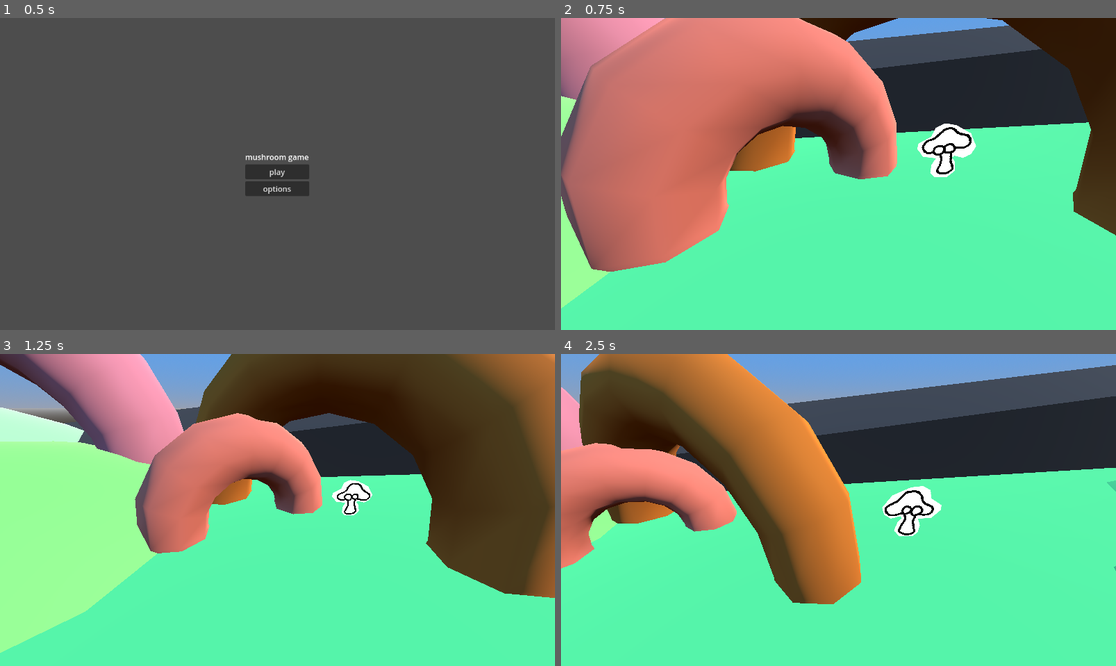
Above: before the commit, frames 1-4 (two rows, left to right).
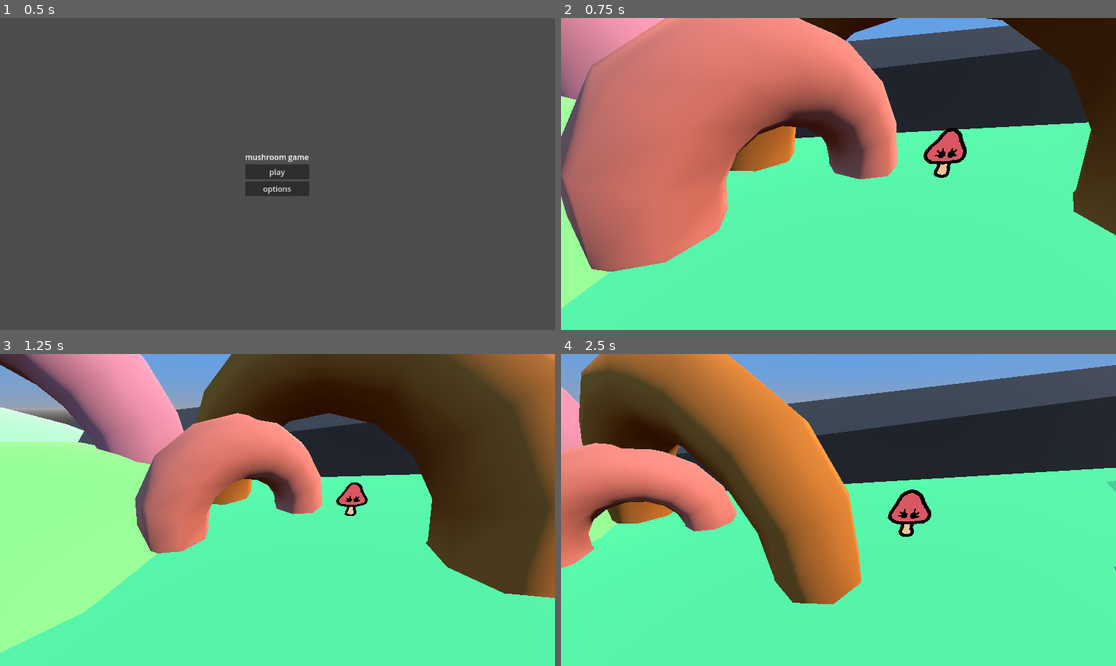
Above: after the commit, the same moments.

Repository: rvvts/mushroomgame
Game: Godot game, scene res://scenes/title_screen.tscn
Same seed, same stepped clock (60 frames per second), same inputs: the game is played once before the commit and once after it.
Inputs:
- Up to frame 1 (0.5 s): no input
- Up to frame 2 (0.75 s): click "play" at 0.5 s
- Up to frame 3 (1.25 s): no input
- Up to frame 4 (2.5 s): hold D (move_right) 1.28-2.03 s; tap E (command_children_come) at 1.35 s; tap Space (jump) at 1.52, 2.27 s; hold S (move_down) from 2.03 s (still down); tap Q (command_children_wait) at 2.1 s

Frame 1 is identical in both runs. In frame 2, 1.1% of the frame differs, in the area x 64-75%, y 33-52%; in frame 3, 0.5%; in frame 4, 1.0%.

Commit message:
use new mushroom sprites

Diff:
--- a/scenes/baby_mushroom.tscn
+++ b/scenes/baby_mushroom.tscn
@@ -1,55 +1,41 @@
-[gd_scene load_steps=15 format=3 uid="uid://b08x1mfiagp7i"]
+[gd_scene load_steps=13 format=3 uid="uid://b08x1mfiagp7i"]
 
-[ext_resource type="Texture2D" uid="uid://c4d74txufwlpo" path="res://krita/babymushroom1.png" id="1_gotuh"]
 [ext_resource type="Script" path="res://scenes/baby_mushroom.gd" id="1_uw1e1"]
+[ext_resource type="Texture2D" uid="uid://js63ph1i1nl8" path="res://libresprite/babymushroom.png" id="2_xwigo"]
 [ext_resource type="Texture2D" uid="uid://crupsqkdkhu3r" path="res://krita/sadbubble.png" id="3_ui3qq"]
 
 [sub_resource type="SphereShape3D" id="SphereShape3D_u8tqf"]
 
-[sub_resource type="AtlasTexture" id="AtlasTexture_hrn3o"]
-atlas = ExtResource("1_gotuh")
-region = Rect2(0, 0, 256, 256)
+[sub_resource type="AtlasTexture" id="AtlasTexture_feqc7"]
+atlas = ExtResource("2_xwigo")
+region = Rect2(0, 0, 64, 64)
 
-[sub_resource type="AtlasTexture" id="AtlasTexture_k3twe"]
-atlas = ExtResource("1_gotuh")
-region = Rect2(256, 0, 256, 256)
+[sub_resource type="AtlasTexture" id="AtlasTexture_hokfj"]
+atlas = ExtResource("2_xwigo")
+region = Rect2(64, 0, 64, 64)
 
-[sub_resource type="AtlasTexture" id="AtlasTexture_cte4y"]
-atlas = ExtResource("1_gotuh")
-region = Rect2(512, 0, 256, 256)
+[sub_resource type="AtlasTexture" id="AtlasTexture_fr3al"]
+atlas = ExtResource("2_xwigo")
+region = Rect2(128, 0, 64, 64)
 
-[sub_resource type="AtlasTexture" id="AtlasTexture_7dwrt"]
-atlas = ExtResource("1_gotuh")
-region = Rect2(0, 256, 256, 256)
-
-[sub_resource type="AtlasTexture" id="AtlasTexture_qtyka"]
-atlas = ExtResource("1_gotuh")
-region = Rect2(256, 256, 256, 256)
-
-[sub_resource type="AtlasTexture" id="AtlasTexture_wkrhm"]
-atlas = ExtResource("1_gotuh")
-region = Rect2(512, 256, 256, 256)
+[sub_resource type="AtlasTexture" id="AtlasTexture_tfkea"]
+atlas = ExtResource("2_xwigo")
+region = Rect2(192, 0, 64, 64)
 
 [sub_resource type="SpriteFrames" id="SpriteFrames_ulgfd"]
 animations = [{
 "frames": [{
 "duration": 1.0,
-"texture": SubResource("AtlasTexture_hrn3o")
+"texture": SubResource("AtlasTexture_feqc7")
 }, {
 "duration": 1.0,
-"texture": SubResource("AtlasTexture_k3twe")
+"texture": SubResource("AtlasTexture_hokfj")
 }, {
 "duration": 1.0,
-"texture": SubResource("AtlasTexture_cte4y")
+"texture": SubResource("AtlasTexture_fr3al")
 }, {
 "duration": 1.0,
-"texture": SubResource("AtlasTexture_7dwrt")
-}, {
-"duration": 1.0,
-"texture": SubResource("AtlasTexture_qtyka")
-}, {
-"duration": 1.0,
-"texture": SubResource("AtlasTexture_wkrhm")
+"texture": SubResource("AtlasTexture_tfkea")
 }],
 "loop": true,
 "name": &"idle",
@@ -87,12 +73,13 @@
 shape = SubResource("SphereShape3D_u8tqf")
 
 [node name="AnimatedSprite3D" type="AnimatedSprite3D" parent="."]
-offset = Vector2(0, 74.845)
+pixel_size = 0.015
 billboard = 2
 texture_filter = 0
 sprite_frames = SubResource("SpriteFrames_ulgfd")
 animation = &"idle"
 autoplay = "idle"
+frame_progress = 0.393167
 
 [node name="SadBubble" type="AnimatedSprite3D" parent="."]
 transform = Transform3D(1, 0, 0, 0, 1, 0, 0, 0, 1, 0, 0.799657, 0)
--- a/scenes/characters/mommy_mushroom.tscn
+++ b/scenes/characters/mommy_mushroom.tscn
@@ -1,55 +1,41 @@
-[gd_scene load_steps=14 format=3 uid="uid://8mieo3lk4xkx"]
+[gd_scene load_steps=12 format=3 uid="uid://8mieo3lk4xkx"]
 
 [ext_resource type="Script" path="res://scenes/characters/mommy_mushroom.gd" id="1_q4qni"]
-[ext_resource type="Texture2D" uid="uid://dl2323ec6u7p5" path="res://krita/mommymushroom.png" id="2_f8n8p"]
+[ext_resource type="Texture2D" uid="uid://dfbpy0ixndry3" path="res://libresprite/mommymushroom.png" id="2_282n7"]
 
 [sub_resource type="SphereShape3D" id="SphereShape3D_x1npn"]
 radius = 1.0
 
-[sub_resource type="AtlasTexture" id="AtlasTexture_qsf2m"]
-atlas = ExtResource("2_f8n8p")
-region = Rect2(0, 0, 256, 256)
+[sub_resource type="AtlasTexture" id="AtlasTexture_10wge"]
+atlas = ExtResource("2_282n7")
+region = Rect2(0, 0, 128, 128)
 
-[sub_resource type="AtlasTexture" id="AtlasTexture_idcsj"]
-atlas = ExtResource("2_f8n8p")
-region = Rect2(256, 0, 256, 256)
+[sub_resource type="AtlasTexture" id="AtlasTexture_8f2ey"]
+atlas = ExtResource("2_282n7")
+region = Rect2(128, 0, 128, 128)
 
-[sub_resource type="AtlasTexture" id="AtlasTexture_rrwdu"]
-atlas = ExtResource("2_f8n8p")
-region = Rect2(512, 0, 256, 256)
+[sub_resource type="AtlasTexture" id="AtlasTexture_p0l22"]
+atlas = ExtResource("2_282n7")
+region = Rect2(256, 0, 128, 128)
 
-[sub_resource type="AtlasTexture" id="AtlasTexture_c6e54"]
-atlas = ExtResource("2_f8n8p")
-region = Rect2(0, 256, 256, 256)
-
-[sub_resource type="AtlasTexture" id="AtlasTexture_pddte"]
-atlas = ExtResource("2_f8n8p")
-region = Rect2(256, 256, 256, 256)
-
-[sub_resource type="AtlasTexture" id="AtlasTexture_m2ftn"]
-atlas = ExtResource("2_f8n8p")
-region = Rect2(512, 256, 256, 256)
+[sub_resource type="AtlasTexture" id="AtlasTexture_oswya"]
+atlas = ExtResource("2_282n7")
+region = Rect2(384, 0, 128, 128)
 
 [sub_resource type="SpriteFrames" id="SpriteFrames_4vk1n"]
 animations = [{
 "frames": [{
 "duration": 1.0,
-"texture": SubResource("AtlasTexture_qsf2m")
+"texture": SubResource("AtlasTexture_10wge")
 }, {
 "duration": 1.0,
-"texture": SubResource("AtlasTexture_idcsj")
+"texture": SubResource("AtlasTexture_8f2ey")
 }, {
 "duration": 1.0,
-"texture": SubResource("AtlasTexture_rrwdu")
+"texture": SubResource("AtlasTexture_p0l22")
 }, {
 "duration": 1.0,
-"texture": SubResource("AtlasTexture_c6e54")
-}, {
-"duration": 1.0,
-"texture": SubResource("AtlasTexture_pddte")
-}, {
-"duration": 1.0,
-"texture": SubResource("AtlasTexture_m2ftn")
+"texture": SubResource("AtlasTexture_oswya")
 }],
 "loop": true,
 "name": &"idle",
@@ -72,11 +58,13 @@
 shape = SubResource("SphereShape3D_x1npn")
 
 [node name="AnimatedSprite3D" type="AnimatedSprite3D" parent="."]
+pixel_size = 0.015
 billboard = 2
 texture_filter = 0
 sprite_frames = SubResource("SpriteFrames_4vk1n")
 animation = &"idle"
 autoplay = "idle"
+frame_progress = 0.8935
 
 [node name="ChildDetector" type="Area3D" parent="."]
 collision_layer = 0
Not shown, added: libresprite/babymushroom.png.import
Not shown, added: libresprite/mommymushroom.png.import
